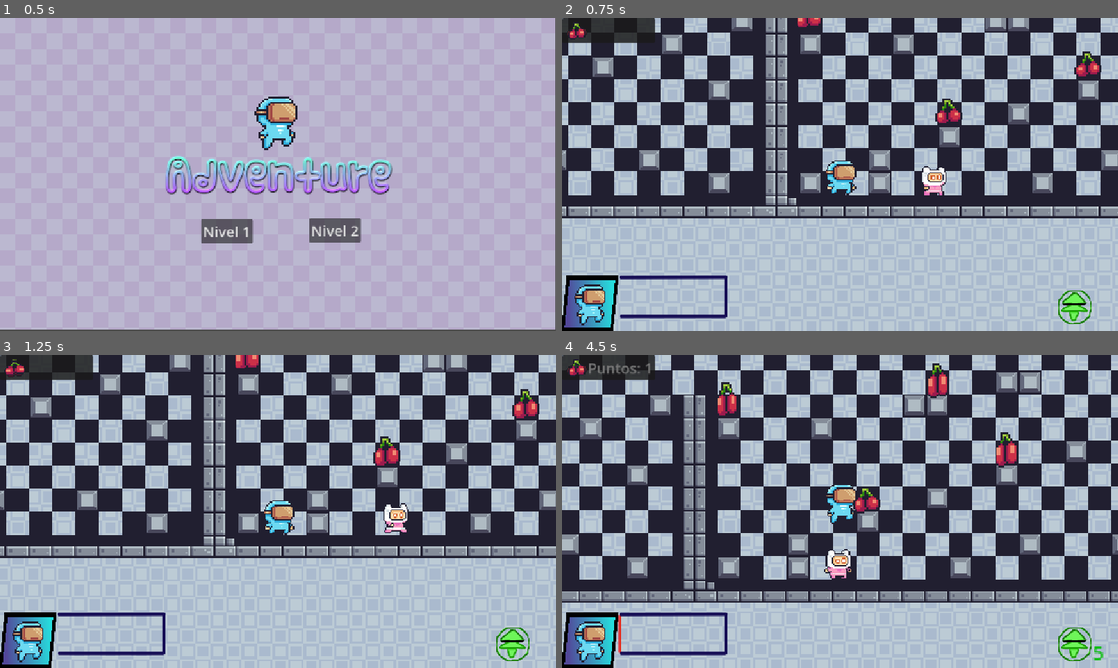
Above: before the commit, frames 1-4 (two rows, left to right).
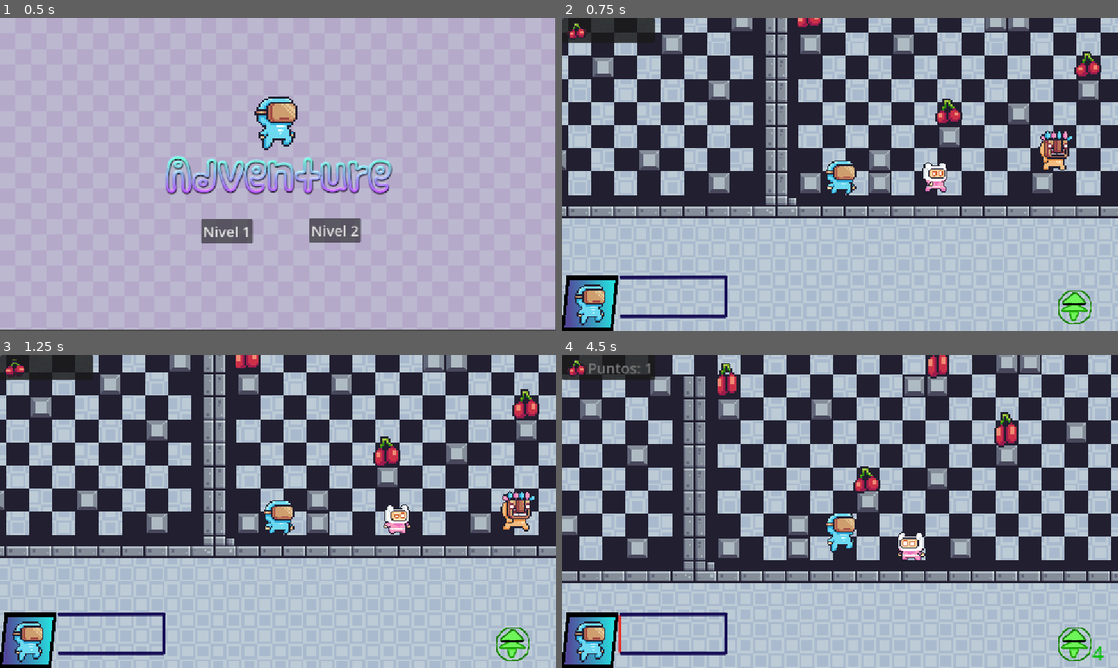
Above: after the commit, the same moments.

Repository: XimDel/2D-Adventure-Platformer-Game
Game: Godot game, scene res://Scenes/Menu.tscn
Same seed, same stepped clock (60 frames per second), same inputs: the game is played once before the commit and once after it.
Inputs:
- Up to frame 1 (0.5 s): no input
- Up to frame 2 (0.75 s): click "Nivel 1" at 0.5 s
- Up to frame 3 (1.25 s): no input
- Up to frame 4 (4.5 s): hold Right (Right) 1.28-2.78 s; tap Up (Jump) at 1.35, 1.52, 1.82, 2.1, 2.27, 2.57, 2.85, 3.6, 3.77, 4.07, 4.35 s; hold Left (Left) 2.78-3.53 s; hold Right (Right) from 3.53 s (still down)

Frame 1 is identical in both runs. In frame 2, 1.0% of the frame differs, in the area x 64-100%, y 36-57%; in frame 3, 0.9%; in frame 4, 61%, in the area x 0-100%, y 0-98%.

Commit message:
Enemy No. 2

Diff:
--- /dev/null
+++ b/Scenes/EnemyMaskDude.tscn
@@ -0,0 +1,229 @@
+[gd_scene load_steps=32 format=3 uid="uid://x57bhuqecinx"]
+
+[ext_resource type="Texture2D" uid="uid://emkx7wni5pcw" path="res://Assets/Mask Dude/Fall (32x32).png" id="1_gdf6n"]
+[ext_resource type="Texture2D" uid="uid://d1hx66yiyhs1b" path="res://Assets/Mask Dude/Idle (32x32).png" id="2_r5naa"]
+[ext_resource type="Texture2D" uid="uid://0ey2mbsn76r6" path="res://Assets/Mask Dude/Jump (32x32).png" id="3_xdx5o"]
+[ext_resource type="Texture2D" uid="uid://b0fp5ll87urnp" path="res://Assets/Mask Dude/Run (32x32).png" id="4_uedvn"]
+
+[sub_resource type="RectangleShape2D" id="RectangleShape2D_xvj5q"]
+size = Vector2(21.6667, 29.6667)
+
+[sub_resource type="AtlasTexture" id="AtlasTexture_wxds2"]
+atlas = ExtResource("1_gdf6n")
+region = Rect2(0, 0, 32, 32)
+
+[sub_resource type="AtlasTexture" id="AtlasTexture_1yhy5"]
+atlas = ExtResource("2_r5naa")
+region = Rect2(0, 0, 32, 32)
+
+[sub_resource type="AtlasTexture" id="AtlasTexture_xv1xu"]
+atlas = ExtResource("2_r5naa")
+region = Rect2(32, 0, 32, 32)
+
+[sub_resource type="AtlasTexture" id="AtlasTexture_qls8w"]
+atlas = ExtResource("2_r5naa")
+region = Rect2(64, 0, 32, 32)
+
+[sub_resource type="AtlasTexture" id="AtlasTexture_d3bt7"]
+atlas = ExtResource("2_r5naa")
+region = Rect2(96, 0, 32, 32)
+
+[sub_resource type="AtlasTexture" id="AtlasTexture_wqtfi"]
+atlas = ExtResource("2_r5naa")
+region = Rect2(128, 0, 32, 32)
+
+[sub_resource type="AtlasTexture" id="AtlasTexture_fmhfa"]
+atlas = ExtResource("2_r5naa")
+region = Rect2(160, 0, 32, 32)
+
+[sub_resource type="AtlasTexture" id="AtlasTexture_lm02k"]
+atlas = ExtResource("2_r5naa")
+region = Rect2(192, 0, 32, 32)
+
+[sub_resource type="AtlasTexture" id="AtlasTexture_fkl2n"]
+atlas = ExtResource("2_r5naa")
+region = Rect2(224, 0, 32, 32)
+
+[sub_resource type="AtlasTexture" id="AtlasTexture_0r1ag"]
+atlas = ExtResource("2_r5naa")
+region = Rect2(256, 0, 32, 32)
+
+[sub_resource type="AtlasTexture" id="AtlasTexture_d237o"]
+atlas = ExtResource("2_r5naa")
+region = Rect2(288, 0, 32, 32)
+
+[sub_resource type="AtlasTexture" id="AtlasTexture_tft0x"]
+atlas = ExtResource("2_r5naa")
+region = Rect2(320, 0, 32, 32)
+
+[sub_resource type="AtlasTexture" id="AtlasTexture_ks53c"]
+atlas = ExtResource("3_xdx5o")
+region = Rect2(0, 0, 32, 32)
+
+[sub_resource type="AtlasTexture" id="AtlasTexture_ce2rd"]
+atlas = ExtResource("4_uedvn")
+region = Rect2(0, 0, 32, 32)
+
+[sub_resource type="AtlasTexture" id="AtlasTexture_sg4f3"]
+atlas = ExtResource("4_uedvn")
+region = Rect2(32, 0, 32, 32)
+
+[sub_resource type="AtlasTexture" id="AtlasTexture_es7dh"]
+atlas = ExtResource("4_uedvn")
+region = Rect2(64, 0, 32, 32)
+
+[sub_resource type="AtlasTexture" id="AtlasTexture_5yn85"]
+atlas = ExtResource("4_uedvn")
+region = Rect2(96, 0, 32, 32)
+
+[sub_resource type="AtlasTexture" id="AtlasTexture_afhsu"]
+atlas = ExtResource("4_uedvn")
+region = Rect2(128, 0, 32, 32)
+
+[sub_resource type="AtlasTexture" id="AtlasTexture_554im"]
+atlas = ExtResource("4_uedvn")
+region = Rect2(160, 0, 32, 32)
+
+[sub_resource type="AtlasTexture" id="AtlasTexture_fk74t"]
+atlas = ExtResource("4_uedvn")
+region = Rect2(192, 0, 32, 32)
+
+[sub_resource type="AtlasTexture" id="AtlasTexture_pqjyv"]
+atlas = ExtResource("4_uedvn")
+region = Rect2(224, 0, 32, 32)
+
+[sub_resource type="AtlasTexture" id="AtlasTexture_8ubww"]
+atlas = ExtResource("4_uedvn")
+region = Rect2(256, 0, 32, 32)
+
+[sub_resource type="AtlasTexture" id="AtlasTexture_cokou"]
+atlas = ExtResource("4_uedvn")
+region = Rect2(288, 0, 32, 32)
+
+[sub_resource type="AtlasTexture" id="AtlasTexture_nc7ro"]
+atlas = ExtResource("4_uedvn")
+region = Rect2(320, 0, 32, 32)
+
+[sub_resource type="AtlasTexture" id="AtlasTexture_qqmuy"]
+atlas = ExtResource("4_uedvn")
+region = Rect2(352, 0, 32, 32)
+
+[sub_resource type="SpriteFrames" id="SpriteFrames_58b86"]
+animations = [{
+"frames": [{
+"duration": 1.0,
+"texture": SubResource("AtlasTexture_wxds2")
+}],
+"loop": true,
+"name": &"Fall",
+"speed": 5.0
+}, {
+"frames": [{
+"duration": 1.0,
+"texture": SubResource("AtlasTexture_1yhy5")
+}, {
+"duration": 1.0,
+"texture": SubResource("AtlasTexture_xv1xu")
+}, {
+"duration": 1.0,
+"texture": SubResource("AtlasTexture_qls8w")
+}, {
+"duration": 1.0,
+"texture": SubResource("AtlasTexture_d3bt7")
+}, {
+"duration": 1.0,
+"texture": SubResource("AtlasTexture_wqtfi")
+}, {
+"duration": 1.0,
+"texture": SubResource("AtlasTexture_fmhfa")
+}, {
+"duration": 1.0,
+"texture": SubResource("AtlasTexture_lm02k")
+}, {
+"duration": 1.0,
+"texture": SubResource("AtlasTexture_fkl2n")
+}, {
+"duration": 1.0,
+"texture": SubResource("AtlasTexture_0r1ag")
+}, {
+"duration": 1.0,
+"texture": SubResource("AtlasTexture_d237o")
+}, {
+"duration": 1.0,
+"texture": SubResource("AtlasTexture_tft0x")
+}],
+"loop": true,
+"name": &"Idle",
+"speed": 15.0
+}, {
+"frames": [{
+"duration": 1.0,
+"texture": SubResource("AtlasTexture_ks53c")
+}],
+"loop": true,
+"name": &"Jump",
+"speed": 5.0
+}, {
+"frames": [{
+"duration": 1.0,
+"texture": SubResource("AtlasTexture_ce2rd")
+}, {
+"duration": 1.0,
+"texture": SubResource("AtlasTexture_sg4f3")
+}, {
+"duration": 1.0,
+"texture": SubResource("AtlasTexture_es7dh")
+}, {
+"duration": 1.0,
+"texture": SubResource("AtlasTexture_5yn85")
+}, {
+"duration": 1.0,
+"texture": SubResource("AtlasTexture_afhsu")
+}, {
+"duration": 1.0,
+"texture": SubResource("AtlasTexture_554im")
+}, {
+"duration": 1.0,
+"texture": SubResource("AtlasTexture_fk74t")
+}, {
+"duration": 1.0,
+"texture": SubResource("AtlasTexture_pqjyv")
+}, {
+"duration": 1.0,
+"texture": SubResource("AtlasTexture_8ubww")
+}, {
+"duration": 1.0,
+"texture": SubResource("AtlasTexture_cokou")
+}, {
+"duration": 1.0,
+"texture": SubResource("AtlasTexture_nc7ro")
+}, {
+"duration": 1.0,
+"texture": SubResource("AtlasTexture_qqmuy")
+}],
+"loop": true,
+"name": &"Run",
+"speed": 20.0
+}]
+
+[node name="Enemy" type="CharacterBody2D"]
+scale = Vector2(3, 3)
+
+[node name="CollisionShape2D" type="CollisionShape2D" parent="."]
+position = Vector2(0.833333, -0.166667)
+shape = SubResource("RectangleShape2D_xvj5q")
+
+[node name="AnimatedSprite2D" type="AnimatedSprite2D" parent="."]
+texture_filter = 1
+sprite_frames = SubResource("SpriteFrames_58b86")
+animation = &"Run"
+autoplay = "Run"
+frame_progress = 0.557539
+
+[node name="Near" type="RayCast2D" parent="."]
+target_position = Vector2(20, 0)
+collision_mask = 4
+
+[node name="Right" type="RayCast2D" parent="."]
+target_position = Vector2(80, 0)
+collision_mask = 4
--- a/EnemyPinkMan.tscn
+++ b/Scenes/EnemyPinkMan.tscn
@@ -3,53 +3,53 @@
 [ext_resource type="Texture2D" uid="uid://dlgmx1fja8bp7" path="res://Assets/Pink Man/Run (32x32).png" id="1_ke6ue"]
 
 [sub_resource type="RectangleShape2D" id="RectangleShape2D_xvj5q"]
-size = Vector2(20.6667, 25)
+size = Vector2(21.6667, 26.3333)
 
-[sub_resource type="AtlasTexture" id="AtlasTexture_c5awx"]
+[sub_resource type="AtlasTexture" id="AtlasTexture_b43so"]
 atlas = ExtResource("1_ke6ue")
 region = Rect2(0, 0, 32, 32)
 
-[sub_resource type="AtlasTexture" id="AtlasTexture_syjak"]
+[sub_resource type="AtlasTexture" id="AtlasTexture_0agui"]
 atlas = ExtResource("1_ke6ue")
 region = Rect2(32, 0, 32, 32)
 
-[sub_resource type="AtlasTexture" id="AtlasTexture_crwy6"]
+[sub_resource type="AtlasTexture" id="AtlasTexture_xb7fg"]
 atlas = ExtResource("1_ke6ue")
 region = Rect2(64, 0, 32, 32)
 
-[sub_resource type="AtlasTexture" id="AtlasTexture_1j3m1"]
+[sub_resource type="AtlasTexture" id="AtlasTexture_tg3bn"]
 atlas = ExtResource("1_ke6ue")
 region = Rect2(96, 0, 32, 32)
 
-[sub_resource type="AtlasTexture" id="AtlasTexture_34e1g"]
+[sub_resource type="AtlasTexture" id="AtlasTexture_mevex"]
 atlas = ExtResource("1_ke6ue")
 region = Rect2(128, 0, 32, 32)
 
-[sub_resource type="AtlasTexture" id="AtlasTexture_xl4f3"]
+[sub_resource type="AtlasTexture" id="AtlasTexture_hpu5k"]
 atlas = ExtResource("1_ke6ue")
 region = Rect2(160, 0, 32, 32)
 
-[sub_resource type="AtlasTexture" id="AtlasTexture_g2oyg"]
+[sub_resource type="AtlasTexture" id="AtlasTexture_o5u7g"]
 atlas = ExtResource("1_ke6ue")
 region = Rect2(192, 0, 32, 32)
 
-[sub_resource type="AtlasTexture" id="AtlasTexture_jysd8"]
+[sub_resource type="AtlasTexture" id="AtlasTexture_wxds2"]
 atlas = ExtResource("1_ke6ue")
 region = Rect2(224, 0, 32, 32)
 
-[sub_resource type="AtlasTexture" id="AtlasTexture_flfu5"]
+[sub_resource type="AtlasTexture" id="AtlasTexture_1yhy5"]
 atlas = ExtResource("1_ke6ue")
 region = Rect2(256, 0, 32, 32)
 
-[sub_resource type="AtlasTexture" id="AtlasTexture_u8535"]
+[sub_resource type="AtlasTexture" id="AtlasTexture_xv1xu"]
 atlas = ExtResource("1_ke6ue")
 region = Rect2(288, 0, 32, 32)
 
-[sub_resource type="AtlasTexture" id="AtlasTexture_5hp4b"]
+[sub_resource type="AtlasTexture" id="AtlasTexture_qls8w"]
 atlas = ExtResource("1_ke6ue")
 region = Rect2(320, 0, 32, 32)
 
-[sub_resource type="AtlasTexture" id="AtlasTexture_vpj3y"]
+[sub_resource type="AtlasTexture" id="AtlasTexture_d3bt7"]
 atlas = ExtResource("1_ke6ue")
 region = Rect2(352, 0, 32, 32)
 
@@ -57,52 +57,51 @@
 animations = [{
 "frames": [{
 "duration": 1.0,
-"texture": SubResource("AtlasTexture_c5awx")
+"texture": SubResource("AtlasTexture_b43so")
 }, {
 "duration": 1.0,
-"texture": SubResource("AtlasTexture_syjak")
+"texture": SubResource("AtlasTexture_0agui")
 }, {
 "duration": 1.0,
-"texture": SubResource("AtlasTexture_crwy6")
+"texture": SubResource("AtlasTexture_xb7fg")
 }, {
 "duration": 1.0,
-"texture": SubResource("AtlasTexture_1j3m1")
+"texture": SubResource("AtlasTexture_tg3bn")
 }, {
 "duration": 1.0,
-"texture": SubResource("AtlasTexture_34e1g")
+"texture": SubResource("AtlasTexture_mevex")
 }, {
 "duration": 1.0,
-"texture": SubResource("AtlasTexture_xl4f3")
+"texture": SubResource("AtlasTexture_hpu5k")
 }, {
 "duration": 1.0,
-"texture": SubResource("AtlasTexture_g2oyg")
+"texture": SubResource("AtlasTexture_o5u7g")
 }, {
 "duration": 1.0,
-"texture": SubResource("AtlasTexture_jysd8")
+"texture": SubResource("AtlasTexture_wxds2")
 }, {
 "duration": 1.0,
-"texture": SubResource("AtlasTexture_flfu5")
+"texture": SubResource("AtlasTexture_1yhy5")
 }, {
 "duration": 1.0,
-"texture": SubResource("AtlasTexture_u8535")
+"texture": SubResource("AtlasTexture_xv1xu")
 }, {
 "duration": 1.0,
-"texture": SubResource("AtlasTexture_5hp4b")
+"texture": SubResource("AtlasTexture_qls8w")
 }, {
 "duration": 1.0,
-"texture": SubResource("AtlasTexture_vpj3y")
+"texture": SubResource("AtlasTexture_d3bt7")
 }],
 "loop": true,
 "name": &"Run",
-"speed": 20.0
+"speed": 15.0
 }]
 
 [node name="Enemy" type="CharacterBody2D"]
 scale = Vector2(3, 3)
 
 [node name="CollisionShape2D" type="CollisionShape2D" parent="."]
-visible = false
-position = Vector2(0.333333, 0.5)
+position = Vector2(0.833333, 1.16667)
 shape = SubResource("RectangleShape2D_xvj5q")
 
 [node name="AnimatedSprite2D" type="AnimatedSprite2D" parent="."]
@@ -111,11 +110,9 @@
 animation = &"Run"
 
 [node name="Left" type="RayCast2D" parent="."]
-visible = false
 target_position = Vector2(-20, 0)
 collision_mask = 4
 
 [node name="Right" type="RayCast2D" parent="."]
-visible = false
 target_position = Vector2(20, 0)
 collision_mask = 4
--- a/Scenes/Level1.tscn
+++ b/Scenes/Level1.tscn
@@ -1,18 +1,20 @@
-[gd_scene load_steps=16 format=3 uid="uid://cq8ied8cmudei"]
+[gd_scene load_steps=18 format=3 uid="uid://cq8ied8cmudei"]
 
 [ext_resource type="Texture2D" uid="uid://b7hb7345vsn5o" path="res://Assets/Terrain/Blue.png" id="1_ysn8j"]
 [ext_resource type="Texture2D" uid="uid://k4wwwlvtbuuf" path="res://Assets/Terrain/Terrain (16x16).png" id="2_6ll4n"]
-[ext_resource type="PackedScene" uid="uid://bicdaa6388hir" path="res://Scripts/character_body_2d.tscn" id="3_kylad"]
-[ext_resource type="PackedScene" uid="uid://cum3wafif36sb" path="res://Scripts/Trophy.tscn" id="4_bdlbp"]
-[ext_resource type="PackedScene" uid="uid://nw7p6ev7gfwh" path="res://Scripts/collectible.tscn" id="5_2h8qs"]
+[ext_resource type="PackedScene" uid="uid://bicdaa6388hir" path="res://Scenes/character_body_2d.tscn" id="3_kylad"]
+[ext_resource type="PackedScene" uid="uid://cum3wafif36sb" path="res://Scenes/Trophy.tscn" id="4_bdlbp"]
+[ext_resource type="PackedScene" uid="uid://nw7p6ev7gfwh" path="res://Scenes/collectible.tscn" id="5_2h8qs"]
 [ext_resource type="PackedScene" uid="uid://kop7mg3vr1ma" path="res://Scenes/Level2.tscn" id="5_6ll4n"]
-[ext_resource type="PackedScene" uid="uid://dl2dt5jl1r7b1" path="res://UI.tscn" id="6_kylad"]
+[ext_resource type="PackedScene" uid="uid://dl2dt5jl1r7b1" path="res://Scenes/UI.tscn" id="6_kylad"]
 [ext_resource type="Script" uid="uid://d2s544g16vs8c" path="res://Scripts/collectible.gd" id="6_rpty4"]
 [ext_resource type="Script" uid="uid://7d6nv2arg0lg" path="res://Scripts/game_manager.gd" id="7_6jj8j"]
 [ext_resource type="AudioStream" uid="uid://do10vibjmmenr" path="res://Assets/Sounds/background.mp3" id="10_bdlbp"]
-[ext_resource type="Script" uid="uid://biclhwjueyl6u" path="res://Scenes/spawner.gd" id="11_2h8qs"]
-[ext_resource type="PackedScene" uid="uid://b2ofv2t1rx3eu" path="res://EnemyPinkMan.tscn" id="12_6jj8j"]
-[ext_resource type="Script" uid="uid://bf7kxiu8el0s" path="res://EnemyPinkMan.gd" id="13_06um6"]
+[ext_resource type="Script" uid="uid://biclhwjueyl6u" path="res://Scripts/spawner.gd" id="11_2h8qs"]
+[ext_resource type="PackedScene" uid="uid://b2ofv2t1rx3eu" path="res://Scenes/EnemyPinkMan.tscn" id="12_6jj8j"]
+[ext_resource type="Script" uid="uid://bf7kxiu8el0s" path="res://Scripts/EnemyPinkMan.gd" id="13_06um6"]
+[ext_resource type="Script" uid="uid://d4inic1rg1p47" path="res://Scripts/EnemyMaskDude.gd" id="14_06um6"]
+[ext_resource type="PackedScene" uid="uid://x57bhuqecinx" path="res://Scenes/EnemyMaskDude.tscn" id="14_ubfni"]
 
 [sub_resource type="TileSetAtlasSource" id="TileSetAtlasSource_7mycd"]
 texture = ExtResource("2_6ll4n")
@@ -207,7 +209,7 @@
 scale = Vector2(3, 3)
 tile_set = SubResource("TileSet_272bh")
 format = 2
-layer_0/tile_data = PackedInt32Array(0, 0, 0, 1, 65536, 0, 2 …(3258 unchanged characters)… , 262166, 786432, 5, 720917, 786432, 5, 655378, 786432, 5, 655374, 786432, 5, 458754, 65536, 9, 458756, 65536, 9, 7209 …(255 unchanged characters)…
+layer_0/tile_data = PackedInt32Array(0, 0, 0, 1, 65536, 0, 2 …(3258 unchanged characters)… , 262166, 786432, 5, 720917, 786432, 5, 458754, 65536, 9, 458756, 65536, 9, 7209 …(255 unchanged characters)…
 
 [node name="TileMap2" type="TileMap" parent="."]
 texture_filter = 1
@@ -279,7 +281,15 @@
 [node name="Enemy" parent="." instance=ExtResource("12_6jj8j")]
 position = Vector2(313, 560)
 scale = Vector2(2.5, 2.5)
+collision_layer = 8
+collision_mask = 7
 script = ExtResource("13_06um6")
+
+[node name="Enemy2" parent="." instance=ExtResource("14_ubfni")]
+position = Vector2(558, 488)
+collision_layer = 8
+collision_mask = 7
+script = ExtResource("14_06um6")
 
 [connection signal="body_entered" from="Collectibles/Collectible" to="Collectibles/Collectible" method="_on_body_entered"]
 [connection signal="body_entered" from="Collectibles/Collectible2" to="Collectibles/Collectible2" method="_on_body_entered"]
--- a/Scenes/Level2.tscn
+++ b/Scenes/Level2.tscn
@@ -2,12 +2,12 @@
 
 [ext_resource type="Texture2D" uid="uid://dv2q5crp363hh" path="res://Assets/Terrain/Green.png" id="1_ehjmi"]
 [ext_resource type="Texture2D" uid="uid://k4wwwlvtbuuf" path="res://Assets/Terrain/Terrain (16x16).png" id="2_p4u3k"]
-[ext_resource type="PackedScene" uid="uid://bicdaa6388hir" path="res://Scripts/character_body_2d.tscn" id="3_70df5"]
-[ext_resource type="PackedScene" uid="uid://cum3wafif36sb" path="res://Scripts/Trophy.tscn" id="4_ejprb"]
-[ext_resource type="PackedScene" uid="uid://nw7p6ev7gfwh" path="res://Scripts/collectible.tscn" id="5_au75x"]
+[ext_resource type="PackedScene" uid="uid://bicdaa6388hir" path="res://Scenes/character_body_2d.tscn" id="3_70df5"]
+[ext_resource type="PackedScene" uid="uid://cum3wafif36sb" path="res://Scenes/Trophy.tscn" id="4_ejprb"]
+[ext_resource type="PackedScene" uid="uid://nw7p6ev7gfwh" path="res://Scenes/collectible.tscn" id="5_au75x"]
 [ext_resource type="Script" uid="uid://d2s544g16vs8c" path="res://Scripts/collectible.gd" id="6_62f1r"]
 [ext_resource type="Script" uid="uid://7d6nv2arg0lg" path="res://Scripts/game_manager.gd" id="7_1je60"]
-[ext_resource type="PackedScene" uid="uid://dl2dt5jl1r7b1" path="res://UI.tscn" id="8_p4u3k"]
+[ext_resource type="PackedScene" uid="uid://dl2dt5jl1r7b1" path="res://Scenes/UI.tscn" id="8_p4u3k"]
 [ext_resource type="AudioStream" uid="uid://do10vibjmmenr" path="res://Assets/Sounds/background.mp3" id="9_70df5"]
 
 [sub_resource type="TileSetAtlasSource" id="TileSetAtlasSource_7mycd"]
--- a/Scenes/Menu.tscn
+++ b/Scenes/Menu.tscn
@@ -1,6 +1,6 @@
 [gd_scene load_steps=6 format=3 uid="uid://f6ypd73fqbnd"]
 
-[ext_resource type="Script" uid="uid://b41rt7shbutyy" path="res://Scenes/menu.gd" id="1_syfuq"]
+[ext_resource type="Script" uid="uid://b41rt7shbutyy" path="res://Scripts/menu.gd" id="1_syfuq"]
 [ext_resource type="Texture2D" uid="uid://l23urpoyi7d1" path="res://Assets/Terrain/Purple.png" id="2_s2c3o"]
 [ext_resource type="Texture2D" uid="uid://bl80yqvd5v78h" path="res://Assets/Logo/Logo.png" id="3_ma218"]
 [ext_resource type="Texture2D" uid="uid://cop7e38o3xoxj" path="res://Assets/Sprite/Jump (32x32).png" id="4_s2c3o"]
--- /dev/null
+++ b/Scripts/EnemyMaskDude.gd
@@ -0,0 +1,39 @@
+extends CharacterBody2D
+
+const Speed = 100.0
+const Gravity = 90
+const JumpPower = -700
+var nJumps = 1
+
+func _ready():
+	velocity.x = Speed
+	$AnimatedSprite2D.play("Run")
+
+func nearPlayer():
+	return $Near.is_colliding()
+
+func seePlayer():
+	return $Right.is_colliding()
+
+func move():
+	velocity.x = Speed
+	$AnimatedSprite2D.play("Run")
+
+func jump():
+	if nJumps > 0:
+		velocity.y = JumpPower
+		$AnimatedSprite2D.play("Jump")
+
+func _physics_process(_delta):
+	velocity.y += Gravity
+	if is_on_floor():
+		nJumps = 1
+		if velocity.x > 0:
+			$AnimatedSprite2D.play("Run")
+		elif velocity.x == 0:
+			$AnimatedSprite2D.play("Idle")
+	if seePlayer():
+		move()
+	if nearPlayer():
+		jump()
+	move_and_slide()
--- a/Scenes/spawner.gd
+++ b/Scripts/spawner.gd
@@ -1,6 +1,6 @@
 extends Node2D
 
-@onready var cherry = load("res://Scripts/collectible.tscn")
+@onready var cherry = load("res://Scenes/collectible.tscn")
 @onready var timer = get_node("Timer")
 
 func _ready():
--- a/project.godot
+++ b/project.godot
@@ -17,8 +17,8 @@
 
 [autoload]
 
-SingleGameManager="*res://SingleGameManager.gd"
-Ui="*res://UI.tscn"
+Ui="*res://Scenes/UI.tscn"
+SingleGameManager="*res://Scripts/SingleGameManager.gd"
 
 [display]
 
@@ -44,7 +44,11 @@
 
 [layer_names]
 
+2d_physics/layer_1="Terreno"
+2d_physics/layer_2="Heroe"
 2d_physics/layer_3="Wall"
+2d_physics/layer_4="Enemigos"
+2d_physics/layer_5="Coleccionables"
 
 [physics]
 
Binary file added: Assets/Mask Dude/Double Jump (32x32).png
Not shown, added: Assets/Mask Dude/Double Jump (32x32).png.import
Binary file added: Assets/Mask Dude/Fall (32x32).png
Not shown, added: Assets/Mask Dude/Fall (32x32).png.import
Binary file added: Assets/Mask Dude/Hit (32x32).png
Not shown, added: Assets/Mask Dude/Hit (32x32).png.import
Binary file added: Assets/Mask Dude/Idle (32x32).png
Not shown, added: Assets/Mask Dude/Idle (32x32).png.import
Binary file added: Assets/Mask Dude/Jump (32x32).png
Not shown, added: Assets/Mask Dude/Jump (32x32).png.import
Binary file added: Assets/Mask Dude/Run (32x32).png
Not shown, added: Assets/Mask Dude/Run (32x32).png.import
(and 14 more such lines)
